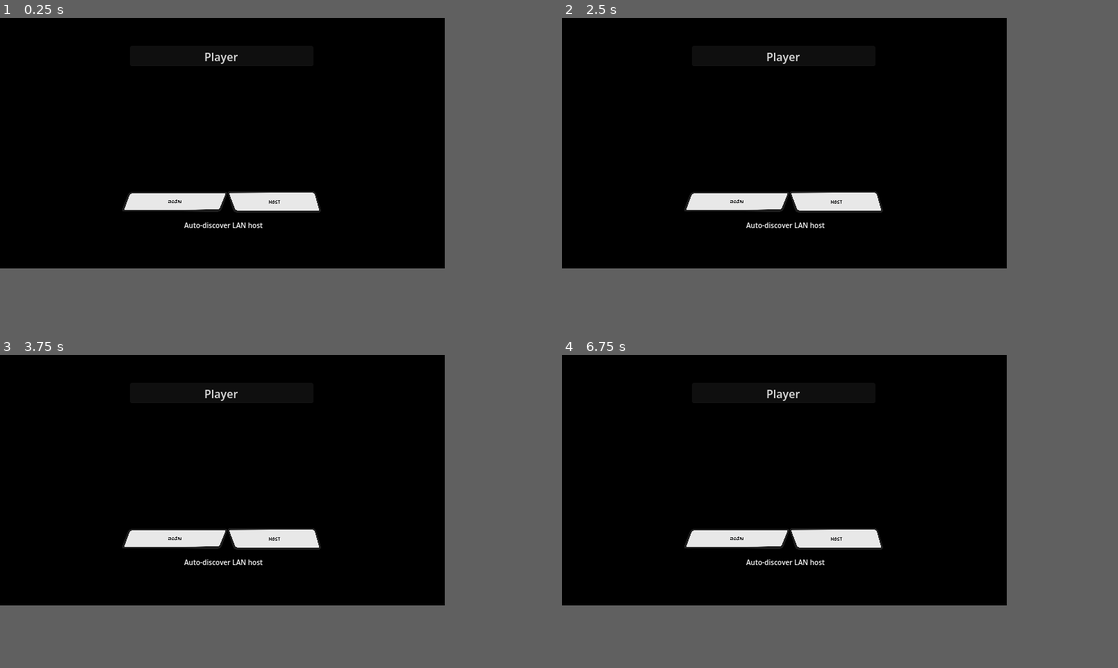
Above: before the commit, frames 1-4 (two rows, left to right).
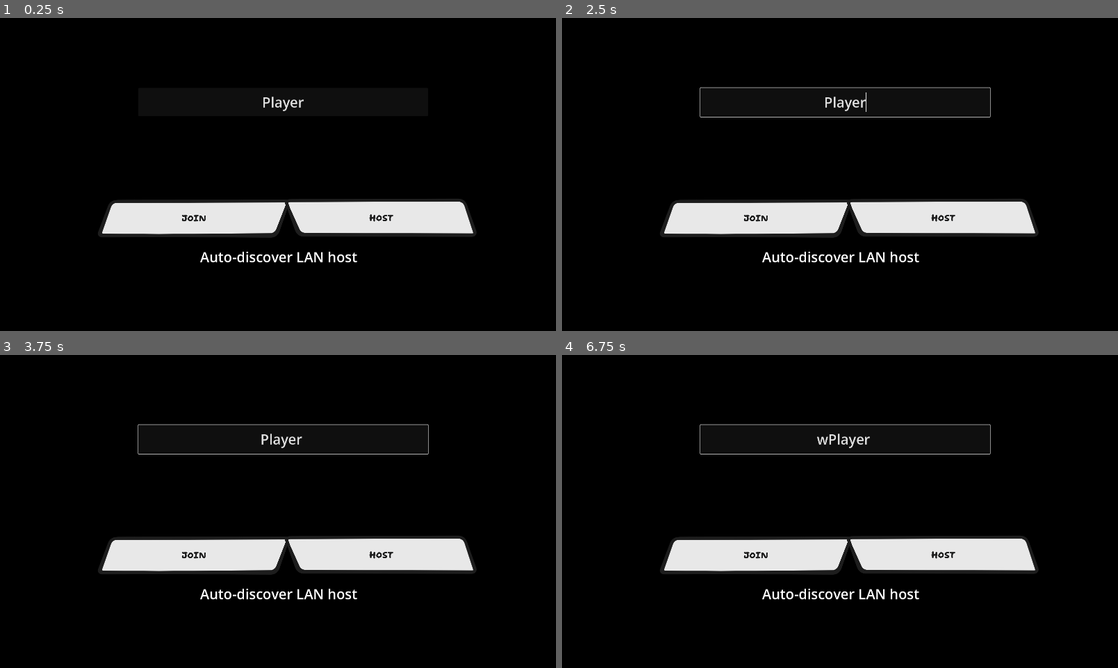
Above: after the commit, the same moments.

Repository: nathgoutam93/grey-line
Game: Godot game, scene res://scenes/main_menu/main_menu.tscn
The game is run twice, just before and just after one commit, with the same random seed, the same clock (stepped at 60 frames per second) and the same inputs.
Inputs (mouse positions are in pixels of both pictures, inside the frame that each line leads up to):
- Up to frame 1 (0.25 s): no input
- Up to frame 2 (2.5 s): tap Enter at 0.5, 2 s; move the mouse to (884, 130) at 0.52 s; hold D (move_right) 0.53-1.25 s; click (884, 130) at 0.6 s; tap Space at 1.25 s; drag from (695, 155) to (762, 193) at 1.27 s; move the mouse to (828, 86) at 2.02 s; hold D (move_right) from 2.03 s (still down); tap 3 (malee) at 2.1 s; click (828, 86) at 2.3 s
- Up to frame 3 (3.75 s): release D (move_right) at 2.75 s; tap Space at 2.75 s; drag from (200, 530) to (88, 442) at 2.77 s; tap Enter at 3.5 s; move the mouse to (355, 517) at 3.52 s; hold A (move_left) from 3.53 s (still down); tap 1 (primary) at 3.6 s
- Up to frame 4 (6.75 s): click (917, 517) at 3.8 s; release A (move_left) at 4.25 s; tap Space at 4.25 s; drag from (650, 442) to (717, 417) at 4.27 s; move the mouse to (806, 480) at 5.02 s; hold S (move_down) 5.03-5.75 s; tap Mouse wheel up (scroll_up) at 5.1 s; click (806, 480) at 5.3 s; drag from (717, 417) to (695, 492) at 5.77 s; move the mouse to (884, 467) at 6.52 s; hold W (move_up) from 6.53 s (still down); click (884, 467) at 6.6 s
In our replay, the window is 640x360 before the commit and 800x450 after it. These sizes can differ from the game's own. Grey fills any space a smaller window leaves; there, only what the larger window draws over its background counts as a difference.

The runs differ from the first frame. In frame 1, 8.4% of the frame differs, in the area x 17-86%, y 11-79%; in frame 2, 8.8%; in frame 3, 8.8%; in frame 4, 8.8%.

Commit message:
fix: resolution improvement

Diff:
--- a/components/crosshair/crosshair.tscn
+++ b/components/crosshair/crosshair.tscn
@@ -1,9 +1,8 @@
-[gd_scene load_steps=3 format=3 uid="uid://b0debsmljmu54"]
+[gd_scene format=3 uid="uid://b0debsmljmu54"]
 
 [ext_resource type="Texture2D" uid="uid://jtyci3yc5bcd" path="res://assets/sprites/crosshairs/crosshair.png" id="1_q6ojt"]
 [ext_resource type="Script" uid="uid://d0hdc3dpek7h3" path="res://components/crosshair/crosshair.gd" id="2_yrhja"]
 
-[node name="crosshair" type="Sprite2D"]
-scale = Vector2(0.5, 0.5)
+[node name="crosshair" type="Sprite2D" unique_id=1451241316]
 texture = ExtResource("1_q6ojt")
 script = ExtResource("2_yrhja")
--- a/components/fog_of_war_mask_view/FowMaskView.tscn
+++ b/components/fog_of_war_mask_view/FowMaskView.tscn
@@ -1,23 +1,23 @@
-[gd_scene load_steps=4 format=3 uid="uid://c5nxfr3byaung"]
+[gd_scene format=3 uid="uid://c5nxfr3byaung"]
 
 [ext_resource type="Script" uid="uid://cn0nbsf4jbfxl" path="res://components/fog_of_war_mask_view/fow_viewport_controller.gd" id="1_sd87i"]
 [ext_resource type="Material" uid="uid://bwlqofbrbiull" path="res://materials/all_white.tres" id="2_eo6a7"]
 [ext_resource type="Texture2D" uid="uid://dh43n43u8e186" path="res://assets/textures/110_deg_cone.png" id="9_66gr1"]
 
-[node name="MaskView" type="SubViewport" node_paths=PackedStringArray("los")]
+[node name="MaskView" type="SubViewport" unique_id=1947570349 node_paths=PackedStringArray("los")]
 transparent_bg = true
-size = Vector2i(1280, 720)
+size = Vector2i(3840, 2160)
 render_target_update_mode = 4
 script = ExtResource("1_sd87i")
 los = NodePath("LOS")
 
-[node name="Level" type="Node2D" parent="."]
+[node name="Level" type="Node2D" parent="." unique_id=1051732667]
 material = ExtResource("2_eo6a7")
 
-[node name="LOS" type="PointLight2D" parent="."]
+[node name="LOS" type="PointLight2D" parent="." unique_id=127657443]
 position = Vector2(291, -1802)
 blend_mode = 1
 shadow_enabled = true
 texture = ExtResource("9_66gr1")
 
-[node name="Camera2D" type="Camera2D" parent="."]
+[node name="Camera2D" type="Camera2D" parent="." unique_id=45476838]
--- a/project.godot
+++ b/project.godot
@@ -26,8 +26,8 @@
 
 [display]
 
-window/size/viewport_width=640
-window/size/viewport_height=360
+window/size/viewport_width=1920
+window/size/viewport_height=1080
 window/stretch/mode="viewport"
 
 [editor_plugins]
--- a/scenes/main_menu/main_menu.tscn
+++ b/scenes/main_menu/main_menu.tscn
@@ -11,19 +11,18 @@
 size = Vector2(1200, 200)
 
 [sub_resource type="LabelSettings" id="LabelSettings_ob46e"]
-font_size = 10
+font_size = 48
 
 [node name="MainMenu" type="Node2D" unique_id=2110683862]
 
 [node name="Level" type="Node2D" parent="." unique_id=1986656895]
 
 [node name="LevelSpawner" type="MultiplayerSpawner" parent="." unique_id=1202549893]
-_spawnable_scenes = PackedStringArray("res://scenes/maps/counter_strike/counter_strike.tscn")
+_spawnable_scenes = PackedStringArray("uid://dyyv6g2s66fwh")
 spawn_path = NodePath("../Level")
 spawn_limit = 1
 
 [node name="MultiplayerManager" parent="." unique_id=652982671 instance=ExtResource("1_fsom3")]
-map_scene_path = "res://scenes/maps/counter_strike/counter_strike.tscn"
 
 [node name="UI" type="CanvasLayer" parent="." unique_id=454486105]
 
@@ -35,18 +34,6 @@
 grow_horizontal = 2
 grow_vertical = 2
 
-[node name="join" type="TouchScreenButton" parent="UI/Control" unique_id=1581238594]
-position = Vector2(169, 244)
-scale = Vector2(0.11450382, 0.109890096)
-texture_normal = ExtResource("2_ob46e")
-shape = SubResource("RectangleShape2D_wem23")
-
-[node name="host" type="TouchScreenButton" parent="UI/Control" unique_id=1343624285]
-position = Vector2(322, 243)
-scale = Vector2(0.10131853, 0.1181319)
-texture_normal = ExtResource("3_uqeha")
-shape = SubResource("RectangleShape2D_3ovsr")
-
 [node name="hostname" type="LineEdit" parent="UI/Control" unique_id=1631949165]
 visible = false
 layout_mode = 1
@@ -55,12 +42,13 @@
 anchor_top = 0.5
 anchor_right = 0.5
 anchor_bottom = 0.5
-offset_left = -133.0
-offset_top = 34.0
-offset_right = 133.0
-offset_bottom = 65.0
+offset_left = -482.0
+offset_top = -64.0
+offset_right = 518.0
+offset_bottom = 36.0
 grow_horizontal = 2
 grow_vertical = 2
+theme_override_font_sizes/font_size = 48
 placeholder_text = "Host/IP address"
 alignment = 1
 
@@ -71,15 +59,42 @@
 anchor_top = 0.5
 anchor_right = 0.5
 anchor_bottom = 0.5
-offset_left = -133.0
-offset_top = -140.0
-offset_right = 131.0
-offset_bottom = -109.0
+offset_left = -482.0
+offset_top = -299.0
+offset_right = 518.0
+offset_bottom = -199.0
 grow_horizontal = 2
 grow_vertical = 2
+theme_override_font_sizes/font_size = 48
 text = "Player"
 placeholder_text = "Player name"
 alignment = 1
+
+[node name="HBoxContainer" type="HBoxContainer" parent="UI/Control" unique_id=1795477928]
+layout_mode = 1
+anchors_preset = 8
+anchor_left = 0.5
+anchor_top = 0.5
+anchor_right = 0.5
+anchor_bottom = 0.5
+offset_left = -20.0
+offset_top = -20.0
+offset_right = 20.0
+offset_bottom = 20.0
+grow_horizontal = 2
+grow_vertical = 2
+
+[node name="join" type="TouchScreenButton" parent="UI/Control/HBoxContainer" unique_id=1581238594]
+position = Vector2(-631, 80)
+scale = Vector2(0.5, 0.5)
+texture_normal = ExtResource("2_ob46e")
+shape = SubResource("RectangleShape2D_wem23")
+
+[node name="host" type="TouchScreenButton" parent="UI/Control/HBoxContainer" unique_id=1343624285]
+position = Vector2(16, 79.000015)
+scale = Vector2(0.5, 0.5)
+texture_normal = ExtResource("3_uqeha")
+shape = SubResource("RectangleShape2D_3ovsr")
 
 [node name="discovery_status" type="Label" parent="UI/Control" unique_id=870321114]
 layout_mode = 1
@@ -89,14 +104,14 @@
 anchor_right = 0.5
 anchor_bottom = 0.5
 offset_left = -178.0
-offset_top = 111.0
+offset_top = 262.0
 offset_right = 182.0
-offset_bottom = 140.0
+offset_bottom = 306.0
 grow_horizontal = 2
 grow_vertical = 2
 text = "Auto-discover LAN host"
 label_settings = SubResource("LabelSettings_ob46e")
 horizontal_alignment = 1
 
-[connection signal="pressed" from="UI/Control/join" to="MultiplayerManager" method="join_game"]
-[connection signal="pressed" from="UI/Control/host" to="MultiplayerManager" method="host_game"]
+[connection signal="pressed" from="UI/Control/HBoxContainer/join" to="MultiplayerManager" method="join_game"]
+[connection signal="pressed" from="UI/Control/HBoxContainer/host" to="MultiplayerManager" method="host_game"]
--- a/scenes/maps/counter_strike/counter_strike.tscn
+++ b/scenes/maps/counter_strike/counter_strike.tscn
@@ -660,7 +660,7 @@
 
 [node name="FowMaskView" type="SubViewport" parent="." unique_id=2145603682 node_paths=PackedStringArray("los")]
 transparent_bg = true
-size = Vector2i(1280, 720)
+size = Vector2i(3840, 2160)
 render_target_update_mode = 4
 script = ExtResource("4_2nbmb")
 los = NodePath("LOS")
@@ -1286,6 +1286,7 @@
 texture = ExtResource("11_mflnu")
 
 [node name="Camera2D" type="Camera2D" parent="FowMaskView" unique_id=1215250904]
+zoom = Vector2(2, 2)
 
 [node name="Map" type="Node2D" parent="." unique_id=2023424144]
 
--- a/scenes/player/player.tscn
+++ b/scenes/player/player.tscn
@@ -72,7 +72,6 @@
 
 [node name="Camera2D" type="Camera2D" parent="." unique_id=2034022886]
 enabled = false
-zoom = Vector2(0.5, 0.5)
 
 [node name="CameraShake" parent="Camera2D" unique_id=1871293477 instance=ExtResource("181_ooe3s")]
 
--- a/scenes/ui/player_hud/kill_feed_item.tscn
+++ b/scenes/ui/player_hud/kill_feed_item.tscn
@@ -1,7 +1,12 @@
 [gd_scene format=3 uid="uid://dbndbaytnqqum"]
+
+[sub_resource type="LabelSettings" id="LabelSettings_0jtjf"]
+font_size = 32
 
 [node name="KillFeedItem" type="PanelContainer" unique_id=1432300507]
 custom_minimum_size = Vector2(220, 0)
+offset_right = 500.0
+offset_bottom = 100.0
 
 [node name="MarginContainer" type="MarginContainer" parent="." unique_id=1823356481]
 layout_mode = 2
@@ -13,6 +18,7 @@
 [node name="Text" type="Label" parent="MarginContainer" unique_id=1147300887]
 layout_mode = 2
 text = "PlayerA killed PlayerB"
+label_settings = SubResource("LabelSettings_0jtjf")
 horizontal_alignment = 1
 vertical_alignment = 1
 autowrap_mode = 3
--- a/scenes/ui/player_hud/kill_feedback_item.tscn
+++ b/scenes/ui/player_hud/kill_feedback_item.tscn
@@ -3,6 +3,6 @@
 [ext_resource type="Texture2D" uid="uid://dftxphlfbhlqq" path="res://assets/sprites/icons/kill_icon.png" id="1_vwl3c"]
 
 [node name="KillFeedbackItem" type="TextureRect" unique_id=185016589]
-offset_right = 68.0
-offset_bottom = 23.0
+offset_right = 200.0
+offset_bottom = 200.0
 texture = ExtResource("1_vwl3c")
--- a/scenes/ui/player_hud/player_hud.tscn
+++ b/scenes/ui/player_hud/player_hud.tscn
@@ -9,13 +9,25 @@
 [ext_resource type="PackedScene" uid="uid://dbndbaytnqqum" path="res://scenes/ui/player_hud/kill_feed_item.tscn" id="6_i4s2j"]
 [ext_resource type="Script" uid="uid://c5d584uasjvqq" path="res://addons/virtual_joystick/virtual_joystick.gd" id="8_d3tj2"]
 [ext_resource type="Texture2D" uid="uid://bm30au8mjfc2f" path="res://addons/virtual_joystick/textures/joystick_base_outline.png" id="9_h1x2m"]
-[ext_resource type="Texture2D" uid="uid://cergiajn1nce" path="res://assets/sprites/icons/shapes at 26-02-16 16.53.50 (Custom).png" id="10_h1x2m"]
+[ext_resource type="Texture2D" uid="uid://sbpe206k8tqq" path="res://assets/sprites/icons/shoot_btn.png" id="10_5si8t"]
 [ext_resource type="Texture2D" uid="uid://dt13r06u87fib" path="res://addons/virtual_joystick/textures/joystick_tip_arrows.png" id="10_x4jlu"]
 [ext_resource type="Texture2D" uid="uid://bv3tmnyrolkun" path="res://assets/sprites/icons/swap_btn.png" id="11_x4jlu"]
 [ext_resource type="Texture2D" uid="uid://d2bm1lo2pb2s4" path="res://assets/sprites/icons/reload.png" id="12_5si8t"]
 
+[sub_resource type="LabelSettings" id="LabelSettings_5si8t"]
+font_size = 48
+
+[sub_resource type="LabelSettings" id="LabelSettings_limek"]
+font_size = 48
+
+[sub_resource type="LabelSettings" id="LabelSettings_1nuv2"]
+font_size = 48
+
+[sub_resource type="LabelSettings" id="LabelSettings_m752x"]
+font_size = 48
+
 [sub_resource type="CircleShape2D" id="CircleShape2D_x4jlu"]
-radius = 40.0
+radius = 100.0
 
 [sub_resource type="RectangleShape2D" id="RectangleShape2D_5si8t"]
 size = Vector2(80, 80)
@@ -24,7 +36,7 @@
 radius = 40.0
 
 [sub_resource type="LabelSettings" id="LabelSettings_je7p5"]
-font_size = 8
+font_size = 48
 
 [node name="HUD" type="CanvasLayer" unique_id=1187812725]
 script = ExtResource("1_sqnk8")
@@ -59,16 +71,17 @@
 
 [node name="hp" type="Label" parent="Control/HBoxContainer/Panel" unique_id=34846094]
 layout_mode = 0
-offset_left = -45.0
-offset_top = -20.0
-offset_right = -17.0
-offset_bottom = 3.0
+offset_left = -285.5
+offset_top = -70.0
+offset_right = -203.5
+offset_bottom = -3.0
 text = "100"
+label_settings = SubResource("LabelSettings_5si8t")
 
 [node name="TextureRect" type="TextureRect" parent="Control/HBoxContainer/Panel" unique_id=42301993]
 layout_mode = 0
-offset_left = -60.0
-offset_top = -40.0
+offset_left = -407.5
+offset_top = -130.0
 offset_right = 40.0
 offset_bottom = 10.0
 texture = ExtResource("2_m5iw4")
@@ -84,28 +97,31 @@
 
 [node name="HBoxContainer" type="HBoxContainer" parent="Control/HBoxContainer/Panel2" unique_id=895847977]
 layout_mode = 0
-offset_left = 66.49999
-offset_top = -20.0
-offset_right = 119.500015
-offset_bottom = 3.0
+offset_left = 257.5
+offset_top = -70.0
+offset_right = 394.5
+offset_bottom = -3.0
 
 [node name="ammo_left" type="Label" parent="Control/HBoxContainer/Panel2/HBoxContainer" unique_id=721156976]
 layout_mode = 2
 text = "12"
+label_settings = SubResource("LabelSettings_limek")
 
 [node name="Label" type="Label" parent="Control/HBoxContainer/Panel2/HBoxContainer" unique_id=1390268944]
 layout_mode = 2
 text = "/"
+label_settings = SubResource("LabelSettings_1nuv2")
 
 [node name="mag_size" type="Label" parent="Control/HBoxContainer/Panel2/HBoxContainer" unique_id=1753726935]
 layout_mode = 2
 text = "36"
+label_settings = SubResource("LabelSettings_m752x")
 
 [node name="TextureRect" type="TextureRect" parent="Control/HBoxContainer/Panel2" unique_id=90148416]
 layout_mode = 0
 offset_left = 17.29
-offset_top = -40.0
-offset_right = 117.29
+offset_top = -126.0
+offset_right = 490.50003
 offset_bottom = 10.0
 texture = ExtResource("2_m5iw4")
 expand_mode = 1
@@ -118,10 +134,10 @@
 anchor_top = 0.5
 anchor_right = 1.0
 anchor_bottom = 0.5
-offset_left = -72.0
-offset_top = 41.0
-offset_right = -10.0
-offset_bottom = 173.0
+offset_left = -270.0
+offset_top = 260.0
+offset_right = -70.0
+offset_bottom = 485.0
 grow_horizontal = 0
 grow_vertical = 2
 
@@ -152,10 +168,10 @@
 anchor_top = 0.5
 anchor_right = 0.5
 anchor_bottom = 0.5
-offset_left = -40.0
-offset_top = 20.0
-offset_right = 40.0
-offset_bottom = 104.0
+offset_left = -100.0
+offset_top = 10.0
+offset_right = 100.0
+offset_bottom = 210.0
 grow_horizontal = 2
 grow_vertical = 2
 theme_override_constants/separation = 4
@@ -175,10 +191,10 @@
 anchor_left = 1.0
 anchor_right = 1.0
 anchor_bottom = 1.0
-offset_left = -220.0
-offset_top = 50.0
-offset_right = -20.0
-offset_bottom = -190.0
+offset_left = -570.0
+offset_top = 80.0
+offset_right = -70.0
+offset_bottom = -600.0
 grow_horizontal = 0
 grow_vertical = 2
 theme_override_constants/separation = 4
@@ -197,10 +213,10 @@
 anchors_preset = 2
 anchor_top = 1.0
 anchor_bottom = 1.0
-offset_left = 48.0
-offset_top = -164.0
-offset_right = 148.0
-offset_bottom = -64.0
+offset_left = 187.0
+offset_top = -501.0
+offset_right = 437.0
+offset_bottom = -251.0
 grow_vertical = 0
 script = ExtResource("8_d3tj2")
 action_left = "move_left"
@@ -215,10 +231,10 @@
 anchor_top = 0.5
 anchor_right = 0.5
 anchor_bottom = 0.5
-offset_left = -50.0
-offset_top = -50.0
-offset_right = 50.0
-offset_bottom = 50.0
+offset_left = -125.0
+offset_top = -125.0
+offset_right = 125.0
+offset_bottom = 125.0
 grow_horizontal = 2
 grow_vertical = 2
 pivot_offset = Vector2(100, 100)
@@ -234,10 +250,10 @@
 anchor_top = 0.5
 anchor_right = 0.5
 anchor_bottom = 0.5
-offset_left = -25.0
-offset_top = -25.0
-offset_right = 25.0
-offset_bottom = 25.0
+offset_left = -100.0
+offset_top = -100.0
+offset_right = 100.0
+offset_bottom = 100.0
 grow_horizontal = 2
 grow_vertical = 2
 pivot_offset = Vector2(50, 50)
@@ -251,10 +267,10 @@
 anchors_preset = 2
 anchor_top = 1.0
 anchor_bottom = 1.0
-offset_left = 453.0
-offset_top = -168.0
-offset_right = 553.0
-offset_bottom = -68.0
+offset_left = 1400.0
+offset_top = -630.0
+offset_right = 1650.0
+offset_bottom = -380.0
 grow_vertical = 0
 script = ExtResource("8_d3tj2")
 use_input_actions = false
@@ -266,10 +282,10 @@
 anchor_top = 0.5
 anchor_right = 0.5
 anchor_bottom = 0.5
-offset_left = -50.0
-offset_top = -50.0
-offset_right = 50.0
-offset_bottom = 50.0
+offset_left = -125.0
+offset_top = -125.0
+offset_right = 125.0
+offset_bottom = 125.0
 grow_horizontal = 2
 grow_vertical = 2
 pivot_offset = Vector2(100, 100)
@@ -285,10 +301,10 @@
 anchor_top = 0.5
 anchor_right = 0.5
 anchor_bottom = 0.5
-offset_left = -25.0
-offset_top = -25.0
-offset_right = 25.0
-offset_bottom = 25.0
+offset_left = -100.0
+offset_top = -100.0
+offset_right = 100.0
+offset_bottom = 100.0
 grow_horizontal = 2
 grow_vertical = 2
 pivot_offset = Vector2(50, 50)
@@ -298,20 +314,20 @@
 
 [node name="Shoot" type="TouchScreenButton" parent="Controls" unique_id=1526842705]
 modulate = Color(1, 1, 1, 0.5882353)
-position = Vector2(38, 16)
-texture_normal = ExtResource("10_h1x2m")
+position = Vector2(149, 83)
+texture_normal = ExtResource("10_5si8t")
 shape = SubResource("CircleShape2D_x4jlu")
 
 [node name="Swap" type="TouchScreenButton" parent="Controls" unique_id=1494978597]
-position = Vector2(584, 178)
-scale = Vector2(0.5, 0.5)
+position = Vector2(1672, 650)
+scale = Vector2(0.7, 0.7)
 texture_normal = ExtResource("11_x4jlu")
 shape = SubResource("RectangleShape2D_5si8t")
 
 [node name="Reload" type="TouchScreenButton" parent="Controls" unique_id=2131536144]
 modulate = Color(1, 1, 1, 0.3)
-position = Vector2(114, 88)
-scale = Vector2(0.6, 0.6)
+position = Vector2(378, 274)
+scale = Vector2(0.7, 0.7)
 texture_normal = ExtResource("12_5si8t")
 shape = SubResource("CircleShape2D_limek")
 
--- a/scenes/ui/weapon_slot/weapon_slot.tscn
+++ b/scenes/ui/weapon_slot/weapon_slot.tscn
@@ -4,10 +4,8 @@
 
 [sub_resource type="LabelSettings" id="LabelSettings_h4hdm"]
 line_spacing = 1.0
-font_size = 8
 
 [sub_resource type="LabelSettings" id="LabelSettings_e6okb"]
-font_size = 8
 
 [node name="WeaponSlot" type="Panel" unique_id=1777084631]
 self_modulate = Color(1, 1, 1, 0)
@@ -17,17 +15,18 @@
 
 [node name="icon" type="TextureRect" parent="." unique_id=1053525201]
 layout_mode = 1
-offset_right = 50.0
-offset_bottom = 25.0
+offset_right = 150.0
+offset_bottom = 50.0
 texture = ExtResource("1_h4hdm")
 expand_mode = 2
 flip_h = true
 
 [node name="name" type="Label" parent="." unique_id=352515408]
 layout_mode = 1
-offset_top = 25.0
-offset_right = 50.0
-offset_bottom = 39.0
+offset_left = 1.0
+offset_top = 50.0
+offset_right = 151.0
+offset_bottom = 75.0
 text = "Knife"
 label_settings = SubResource("LabelSettings_h4hdm")
 horizontal_alignment = 1
@@ -35,9 +34,9 @@
 
 [node name="key" type="Label" parent="." unique_id=1974264623]
 layout_mode = 1
-offset_left = 50.0
-offset_right = 56.0
-offset_bottom = 40.0
+offset_left = 150.0
+offset_right = 160.0
+offset_bottom = 75.0
 text = "1"
 label_settings = SubResource("LabelSettings_e6okb")
 horizontal_alignment = 2
Binary file changed: assets/sprites/icons/reload.png
Binary file removed: assets/sprites/icons/shapes at 26-02-16 16.53.50 (Custom).png
Not shown, removed: assets/sprites/icons/shapes at 26-02-16 16.53.50 (Custom).png.import
Binary file changed: assets/sprites/icons/shoot_btn.png
Binary file changed: assets/sprites/icons/swap_btn.png
